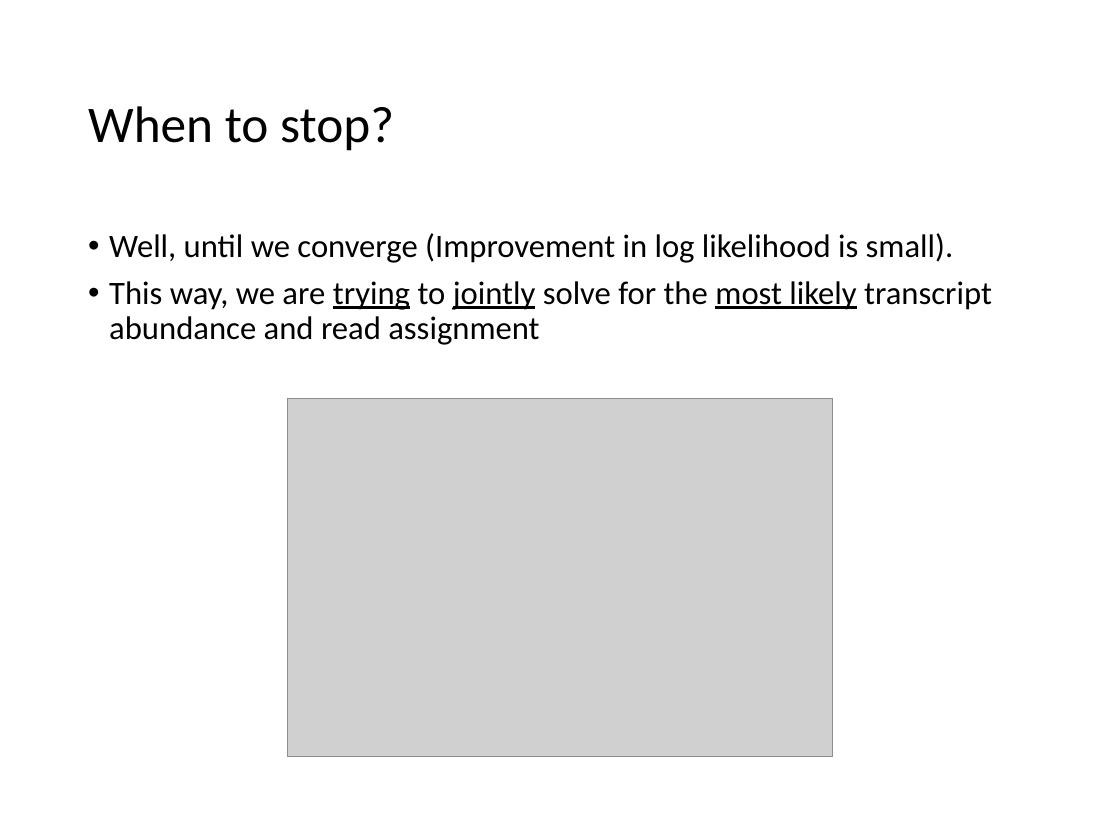
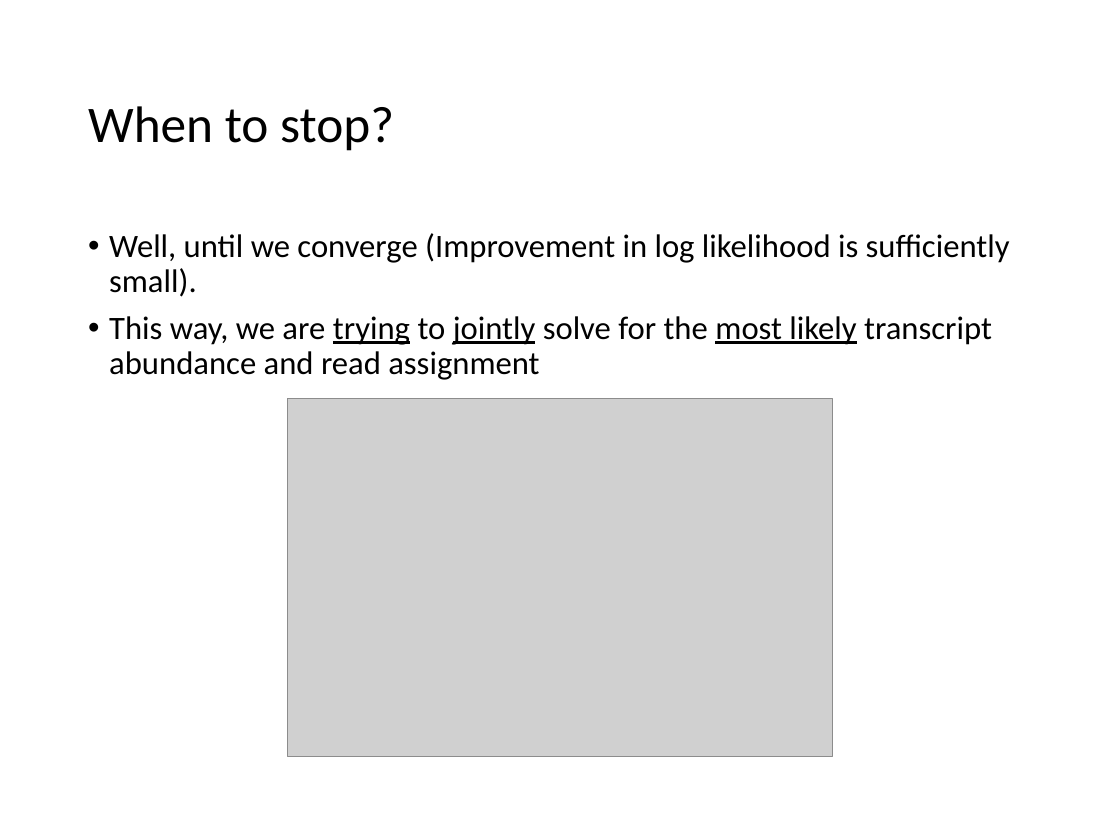
Before and after one commit to Yue-Jiang/achems, a slide deck: slide 10 of rnaseq_workshop.pptx. Drawn at 1120x840 pixels with LibreOffice and Linux fonts; fonts in the diff are those of the drawing; grey boxes stand for pictures. Boxes give left, top, right and bottom in pixels: in the first picture for what was removed or moved away, otherwise in the second. Text is boxed around its words. In the diff, an @@ line names an element or a change of style, - is before the commit and + after.

```diff
--- a/rnaseq_workshop.pptx
+++ b/rnaseq_workshop.pptx
@@ text at [109,233,1010,297]: text changed @@
-• Well, until we converge (Improvement in log likelihood is small).
+• Well, until we converge (Improvement in log likelihood is sufficiently small).
```
Also in this commit, not shown: 1 other slide changed, 1 slide added.
